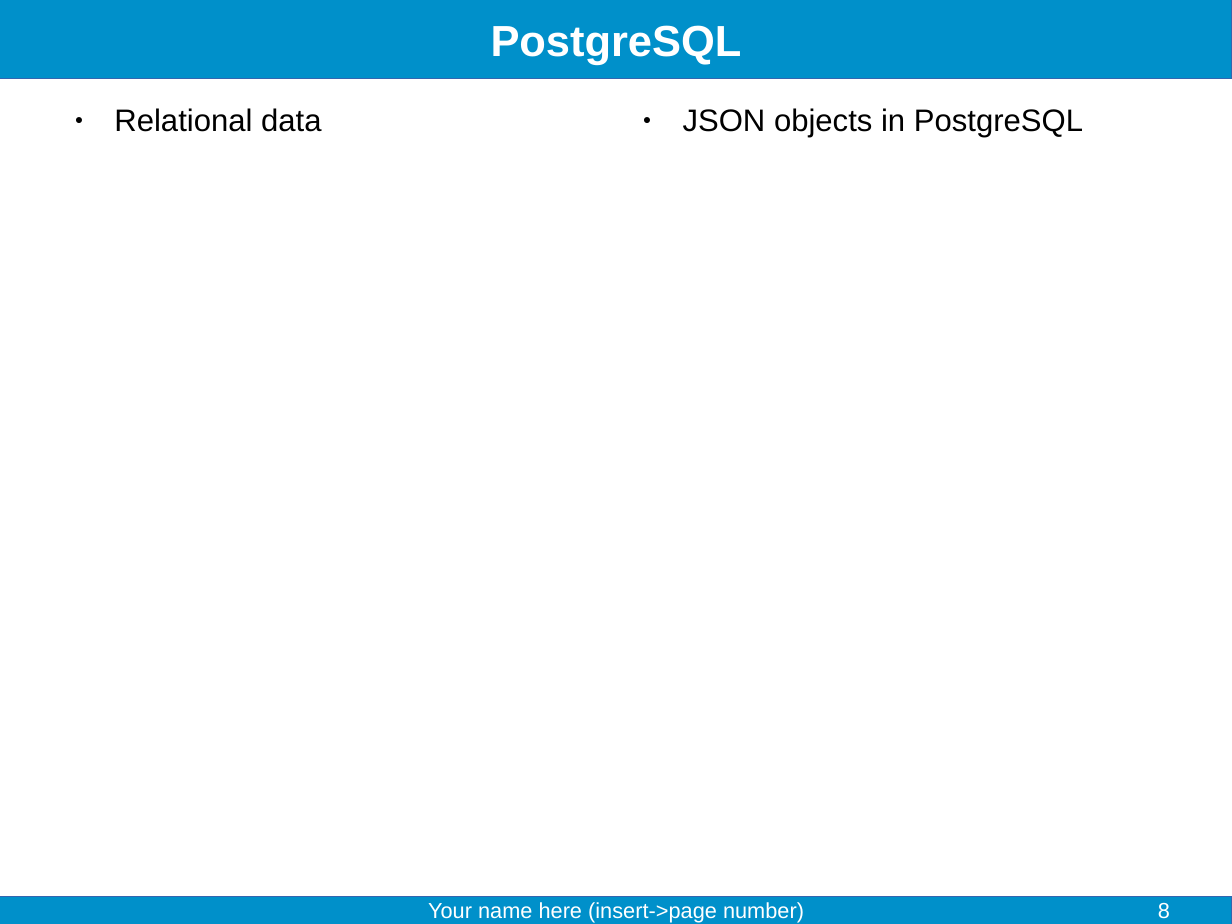
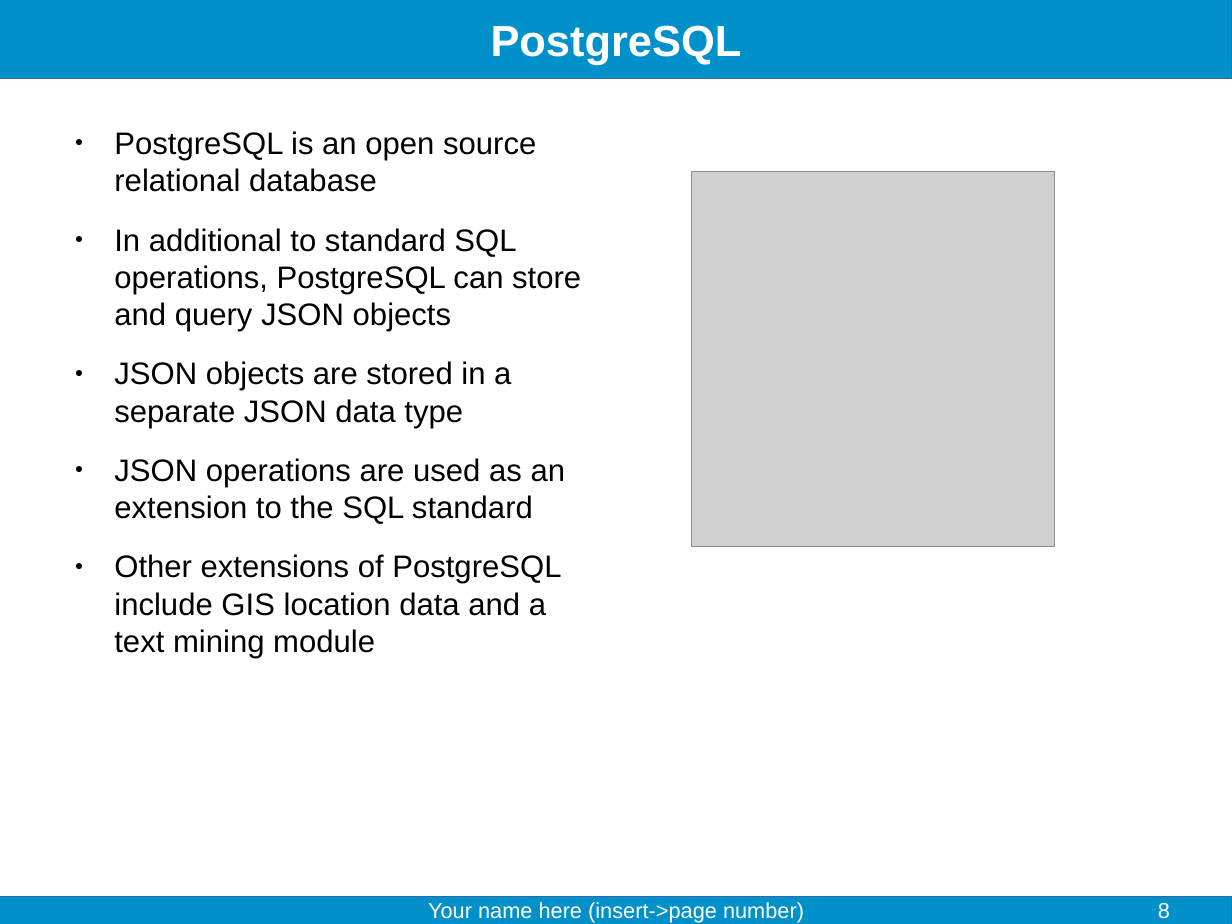
Before and after one commit to fjelltopp/training, a slide deck: slide 8 of data_storage_solutions/Data storage solutions.odp. Drawn at 1232x924 pixels with LibreOffice and Linux fonts; fonts in the diff are those of the drawing; grey boxes stand for pictures. Boxes give left, top, right and bottom in pixels: in the first picture for what was removed or moved away, otherwise in the second. Text is boxed around its words. In the diff, an @@ line names an element or a change of style, - is before the commit and + after.

```diff
--- a/data_storage_solutions/Data storage solutions.odp
+++ b/data_storage_solutions/Data storage solutions.odp
@@ text removed at (683,108,1083,138) @@
-● JSON objects in PostgreSQL
@@ text at (114,131,581,658): text changed @@
-● Relational data
+● PostgreSQL is an open source relational database
+● In additional to standard SQL operations, PostgreSQL can store and query JSON objects
+● JSON objects are stored in a separate JSON data type
+● JSON operations are used as an extension to the SQL standard
+● Other extensions of PostgreSQL include GIS location data and a text mining module
@@ picture added at (692,172,1055,547) @@
```
Also in this commit, not shown: 3 other slides changed, 2 other files.
